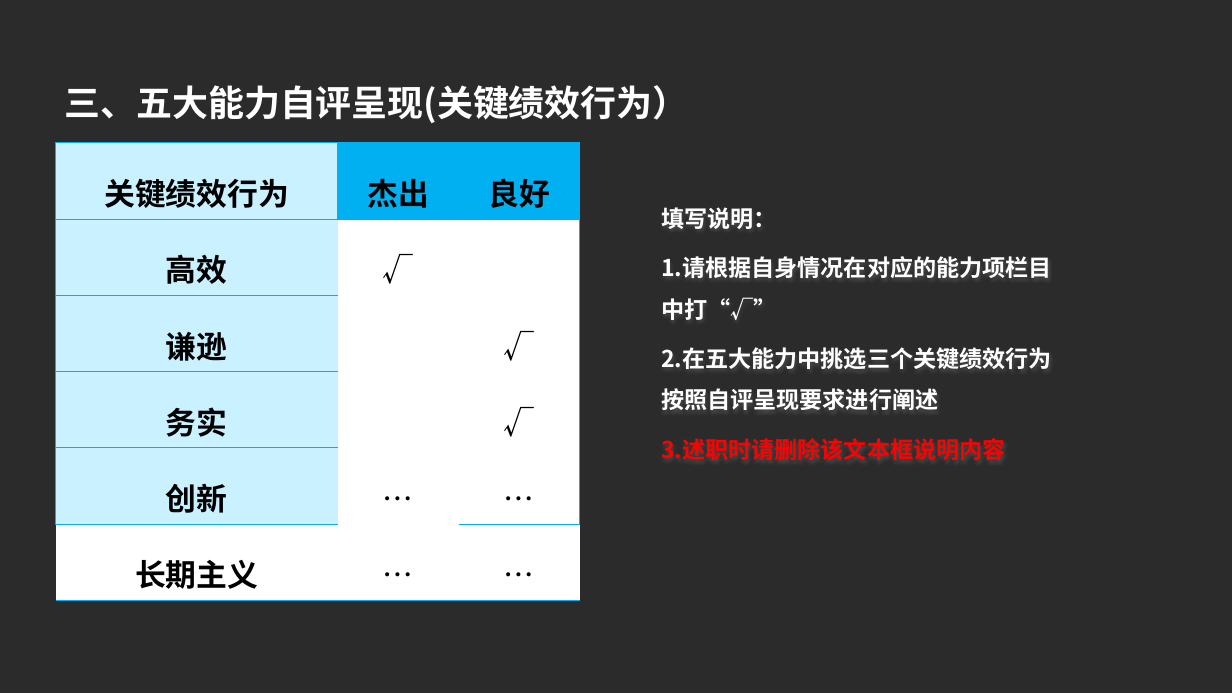
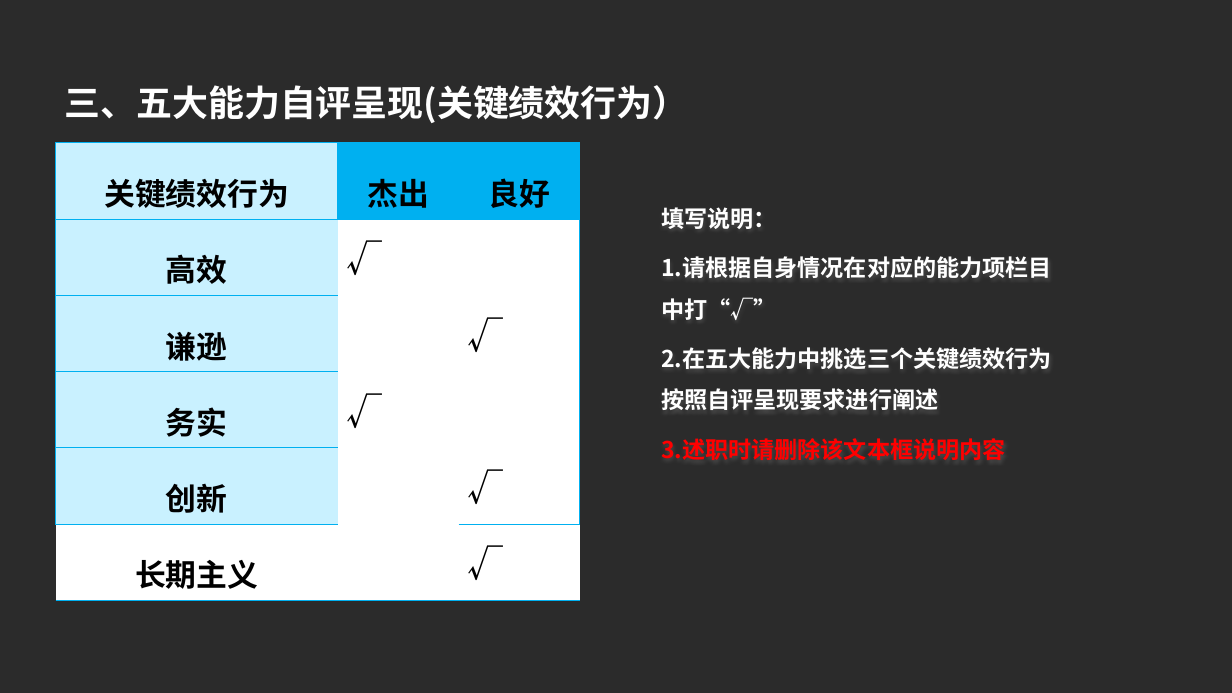
Before and after one commit to xsj957/snooker_app, a slide deck: slide 7 of shuzhi/2026转正述职_测试工程师_谢仕杰.pptx. Drawn at 1232x693 pixels with LibreOffice and Linux fonts; fonts in the diff are those of the drawing; background and template pictures are left out; a plain dark background stands for a picture behind light text. Boxes give left, top, right and bottom in pixels: in the first picture for what was removed or moved away, otherwise in the second. Text is boxed around its words. In the diff, an @@ line names an element or a change of style, - is before the commit and + after.

```diff
--- a/shuzhi/2026转正述职_测试工程师_谢仕杰.pptx
+++ b/shuzhi/2026转正述职_测试工程师_谢仕杰.pptx
@@ table at box(55, 143, 579, 593) @@
-row 4, column 2: 
+row 4, column 2: √
-row 4, column 3: √
+row 4, column 3: 
-row 5, column 2: …
+row 5, column 2: 
-row 5, column 3: …
+row 5, column 3: √
-row 6, column 2: …
+row 6, column 2: 
-row 6, column 3: …
+row 6, column 3: √
@@ size 24 to 28 pt in "√", "√" @@
@@ alignment centre to left @@
@@ line spacing 1.5 to 1 @@
@@ more space between paragraphs @@
```
Also in this commit, not shown: 7 other slides changed, 4 other files.
